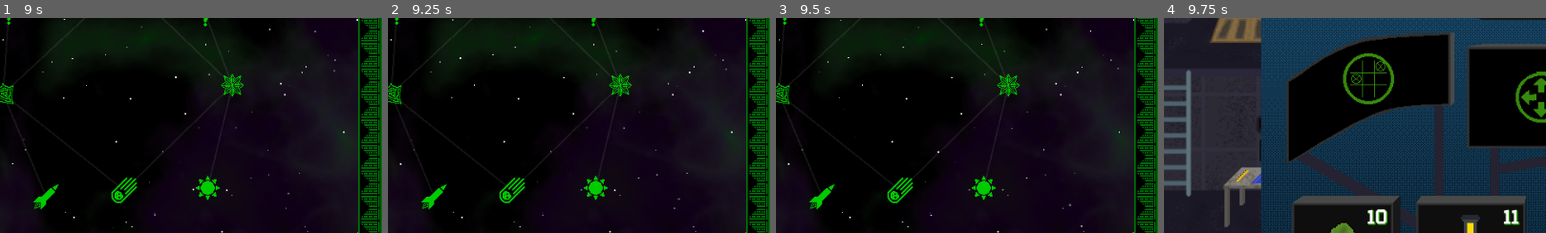
Above: before the commit, frames 1-4 (left to right).
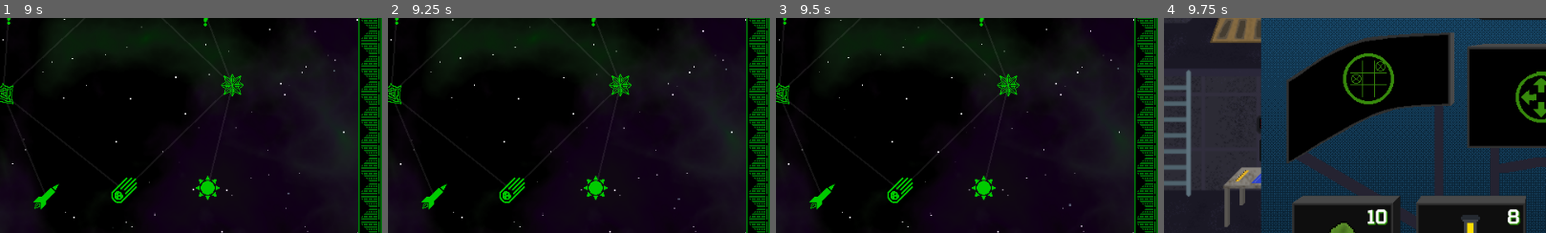
Above: after the commit, the same moments.

Repository: kedalovo/-SG-Spaceship-Management
Game: Godot game, scene res://Start Menu/start_menu.tscn
The game is run twice, just before and just after one commit, with the same random seed, the same clock (stepped at 60 frames per second) and the same inputs.
Inputs (mouse positions are % of the whole screen's width and height, from its top left):
- Up to frame 1 (9 s): click "New game" at 0.5 s; click "New game" at 1.25 s; click (7, 83) at 2 s; move the mouse to (72, 45) at 2.77 s; hold Right (right) 2.78-3.5 s; hold ` (test_quote) 2.78-3.5 s; click (72, 45) at 2.92 s; click (13, 91) at 3.5 s; click (19, 83) at 4.25 s; click (13, 80) at 5 s; click (7, 83) at 5.75 s; click (13, 91) at 6.5 s; click (19, 83) at 7.25 s; click (13, 80) at 8 s; click (41, 31) at 8.77 s
- Up to frame 2 (9.25 s): no input
- Up to frame 3 (9.5 s): no input
- Up to frame 4 (9.75 s): click (2, 3) at 9.5 s
The pictures show only the part of the screen within x 50-100%, y 33-83%; the shares and areas given below are measured in that part.

Frames 1-3 are identical in both runs. In frame 4, 0.3% of the frame differs, in the area x 89-94%, y 88-97%.

Commit message:
Started working on the save system. Everything saves apart from the map.

Diff:
--- a/Game Scene/game.gd
+++ b/Game Scene/game.gd
@@ -249,6 +249,77 @@
 	space.stop()
 	for node in systems:
 		node.fix()
+	#TODO: saving
+	#Structure:
+	#{
+	#shop:
+	#	{life_support: 0, engines: 0, hull: 0, ballistics: false, controls: false, navigation: 0},
+	#consumables:
+	#	{algae: 0, fuel_cell: 0, coolant_cell: 0, patch: 0},
+	#consumed:
+	#	{algae: [0, 0, 0], fuel_cell: [0, 0], coolant_cell: [0]},
+	#map_grid,
+	#balance,
+	#map_path,
+	#current_location
+	#}
+	var consumed_algae: Array[float] = []
+	var consumed_fuel_cell: Array[float] = []
+	var consumed_coolant_cell: Array[float] = []
+	var packed_map_data: PackedScene = PackedScene.new()
+
+	var temp = life_support_system.algae_container.get_children()
+	for i in temp:
+		if (!i.is_cooked and i.is_cooking) or i.is_cooked:
+			consumed_algae.append(i.health)
+	temp = engines_system.cells_fuel
+	for i in temp:
+		if (!i.is_depleted and i.is_depleting) or i.is_depleted:
+			consumed_fuel_cell.append(i.health)
+	temp = engines_system.cells_coolant
+	for i in temp:
+		if (!i.is_depleted and i.is_depleting) or i.is_depleted:
+			consumed_coolant_cell.append(i.health)
+	var result := packed_map_data.pack(map.contents)
+	if result == OK:
+		pass
+	else:
+		push_error("Couldn't pack scene: ", result)
+
+	var save_data: Dictionary = {
+		"shop":
+		{
+			"life_support": life_support_system.current_tier,
+			"engines": engines_system.current_tier,
+			"hull": hull_system.current_tier,
+			"ballistics": game_manager.is_ballistic,
+			"controls": can_control_via_arrows,
+			"navigation": game_manager.scan_distance
+		},
+		"consumables":
+		{
+			"algae": game_manager.algae_amount,
+			"fuel_cell": game_manager.fuel_cell_amount,
+			"coolant_cell": game_manager.coolant_cell_amount,
+			"patch": game_manager.patch_amount
+		},
+		"consumed":
+		{
+			"algae": consumed_algae,
+			"fuel_cell": consumed_fuel_cell,
+			"coolant_cell": consumed_coolant_cell
+		},
+		"other_data":
+		[
+			packed_map_data,
+			balance.value,
+			map.path,
+			space.current_location.map_index
+		]
+	}
+	var save_file: FileAccess = FileAccess.open("user://save.json", FileAccess.WRITE)
+	save_file.store_string(JSON.stringify(save_data, "\t"))
+	save_file.close()
 
 
 func setup_tutorial() -> void:
--- a/Map/Map Node/map_node.gd
+++ b/Map/Map Node/map_node.gd
@@ -25,6 +25,8 @@
 var hazards: Array[game_manager.hazard_types] = []
 var hazards_intensity: Array[int] = []
 var hazards_types: Array[Array] = []
+
+var map_index: Vector2i = Vector2i(-1, -1)
 
 var reason: int = 0
 var difficulty: int = 0
--- a/Map/map.gd
+++ b/Map/map.gd
@@ -51,7 +51,7 @@
 
 var current_location: map_node = null
 
-var path: Array[map_node] = []
+var path: Array[Vector2i] = []
 
 var grid: Array[Array] = []
 var lines_con: Array = []
@@ -100,8 +100,8 @@
 		if !location.disabled:
 			draw_default_punctured_line(con_start.global_position, location.global_position)
 	for i in range(0, path.size() - 1):
-		var location = path[i]
-		var target = path[i + 1]
+		var location = grid[path[i][0]][path[i][1]]
+		var target = grid[path[i+1][0]][path[i+1][1]]
 		draw_line(location.global_position, target.global_position, line_color_path * line_color_connections)
 
 
@@ -292,6 +292,7 @@
 		for j in LINE_LENGTH:
 			@warning_ignore("integer_division")
 			var difficulty := i / (grid.size() / 3) + 1
+			line[j].map_index = Vector2i(i, j)
 			line[j].name = "MapNode" + str(i) + "_" + str(j)
 			line[j].reparent(contents)
 			line[j].position = Vector2(j * 128 + 224 + randi_range(-POS_X_SPREAD, POS_X_SPREAD), i * -128 + 1884 + randi_range(-POS_Y_SPREAD, POS_Y_SPREAD))
@@ -512,7 +513,7 @@
 		i.toggle_availability(true)
 	if node.has_wormhole:
 		node.wormhole.toggle_availability(true)
-	path.append(node)
+	path.append(node.map_index)
 	update_secrecy()
 	location_changed.emit(node)
 
--- a/Systems/Engines/Cell/cell.gd
+++ b/Systems/Engines/Cell/cell.gd
@@ -48,6 +48,12 @@
 
 
 func place_into_slot(slot: Node) -> void:
+	if !is_depleting:
+		match type:
+			game_manager.engine_cell_types.FUEL:
+				game_manager.fuel_cell_amount -= 1
+			game_manager.engine_cell_types.COOLANT:
+				game_manager.coolant_cell_amount -= 1
 	in_slot = slot.index
 	slot.is_busy = true
 	position = slot.position
--- a/Systems/Engines/engines_system.gd
+++ b/Systems/Engines/engines_system.gd
@@ -198,11 +198,9 @@
 	cell_slots.get_child(cell.in_slot).is_busy = false
 	if cell.type == game_manager.engine_cell_types.FUEL:
 		cells_fuel.erase(cell)
-		game_manager.fuel_cell_amount -= 1
 	else:
 		if cell.type == game_manager.engine_cell_types.COOLANT:
 			cells_coolant.erase(cell)
-			game_manager.coolant_cell_amount -= 1
 	if cell.is_destroyed:
 		destroyed_cells -= 1
 	if destroyed_cells == 0 and is_damaged:
--- a/Systems/Life Support/Algae/algae.gd
+++ b/Systems/Life Support/Algae/algae.gd
@@ -22,7 +22,6 @@
 		if health <= 0:
 			health = 0
 			is_cooked = true
-			game_manager.algae_amount -= 1
 			is_cooking = false
 			call_deferred("set_collision_layer_value", 16, true)
 		sprite.modulate = Color.WHITE.darkened((100.0 - health) / 100.0)
--- a/Systems/Life Support/life_support_system.gd
+++ b/Systems/Life Support/life_support_system.gd
@@ -84,6 +84,7 @@
 func _on_cooker_area_body_entered(body: Node2D) -> void:
 	if body is Algae:
 		if !(body.is_cooking or body.is_cooked):
+			game_manager.algae_amount -= 1
 			algae_in_cooker.append(body)
 			live_algae_in_cooker.append(body)
 
